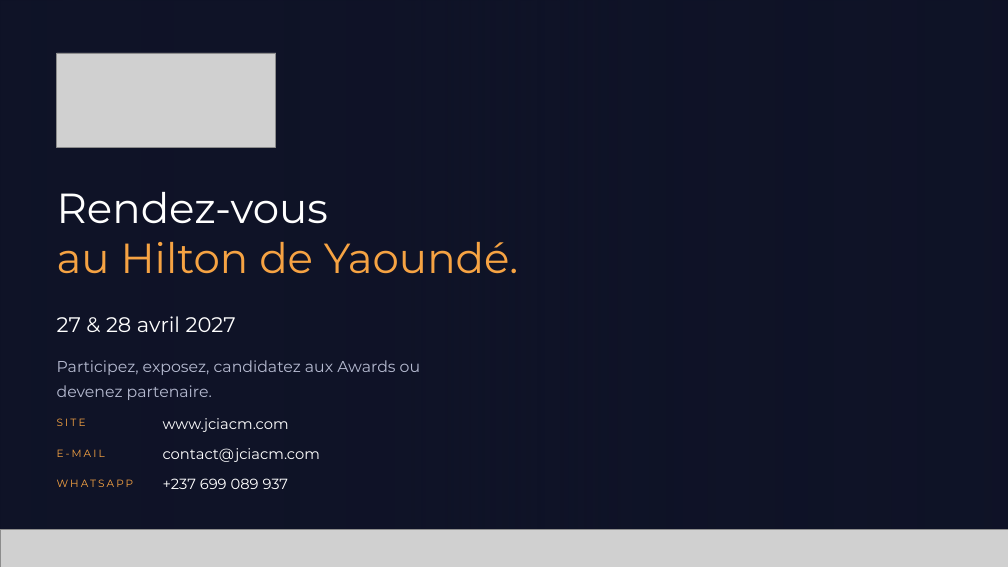
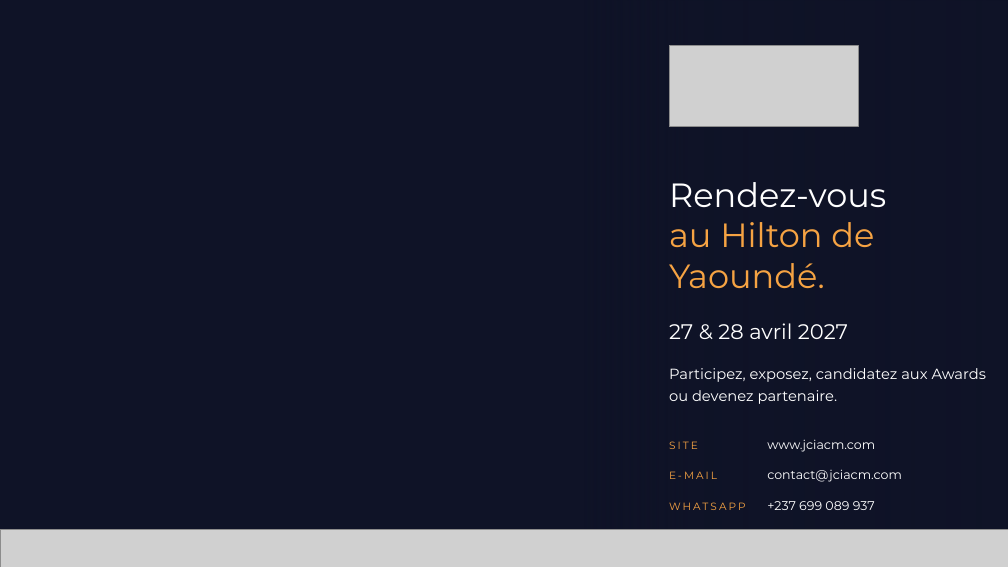
Before and after one commit to ryantchuisseu/ryantchuisseu, a slide deck: slide 17 of presentation/JCIA-2027-presentation-v9.pptx. Drawn at 1008x567 pixels with LibreOffice and Linux fonts; fonts in the diff are those of the drawing; grey boxes stand for pictures; background and template pictures are left out. Boxes give left, top, right and bottom in pixels: in the first picture for what was removed or moved away, otherwise in the second. Text is boxed around its words. In the diff, an @@ line names an element or a change of style, - is before the commit and + after.

```diff
--- a/presentation/JCIA-2027-presentation-v9.pptx
+++ b/presentation/JCIA-2027-presentation-v9.pptx
@@ picture: place and size @@
-picture at [57, 53, 276, 147]
+picture at [669, 45, 858, 126]
@@ text "Rendez-vous": place and size @@
-text "Rendez-vous" at [57, 192, 518, 274]
+text "Rendez-vous" at [669, 182, 886, 288]
@@ text at [669, 182, 886, 207]: size 40 to 32 pt in "Rendez-vous" @@
@@ text at [669, 222, 874, 288]: text changed; size 40 to 32 pt @@
-au Hilton de Yaoundé.
+au Hilton de
+Yaoundé.
@@ text "27 & 28 avril 2027": place and size @@
-text "27 & 28 avril 2027" at [57, 316, 236, 332]
+text "27 & 28 avril 2027" at [669, 323, 848, 339]
@@ text "Participez, exposez, candidatez aux Awards ...": place and size @@
-text "Participez, exposez, candidatez aux Awards ..." at [57, 360, 420, 400]
+text "Participez, exposez, candidatez aux Awards ..." at [669, 368, 986, 404]
@@ text "Participez, exposez, candidatez aux Awards ..." at [669, 368, 986, 404]: size 15 to 14 pt, text colour #B5BAD0 to #FFFFFF @@
@@ text "SITE": place and size @@
-text "SITE" at [57, 418, 86, 426]
+text "SITE" at [669, 441, 698, 449]
@@ text "www.jciacm.com": place and size @@
-text "www.jciacm.com" at [163, 418, 289, 432]
+text "www.jciacm.com" at [767, 439, 875, 452]
@@ text "E-MAIL": place and size @@
-text "E-MAIL" at [57, 449, 105, 457]
+text "E-MAIL" at [669, 471, 717, 479]
@@ text "contact@jciacm.com": place and size @@
-text "contact@jciacm.com" at [163, 448, 320, 462]
+text "contact@jciacm.com" at [767, 469, 902, 482]
@@ text "WHATSAPP": place and size @@
-text "WHATSAPP" at [57, 479, 134, 487]
+text "WHATSAPP" at [669, 502, 746, 510]
@@ size 14 to 12 pt in 3 elements at [767, 439, 875, 452], [767, 469, 902, 482], [767, 501, 875, 510] @@
@@ text "+237 699 089 937": place and size @@
-text "+237 699 089 937" at [163, 478, 289, 489]
+text "+237 699 089 937" at [767, 501, 875, 510]
```
Also in this commit, not shown: 2 other files.
